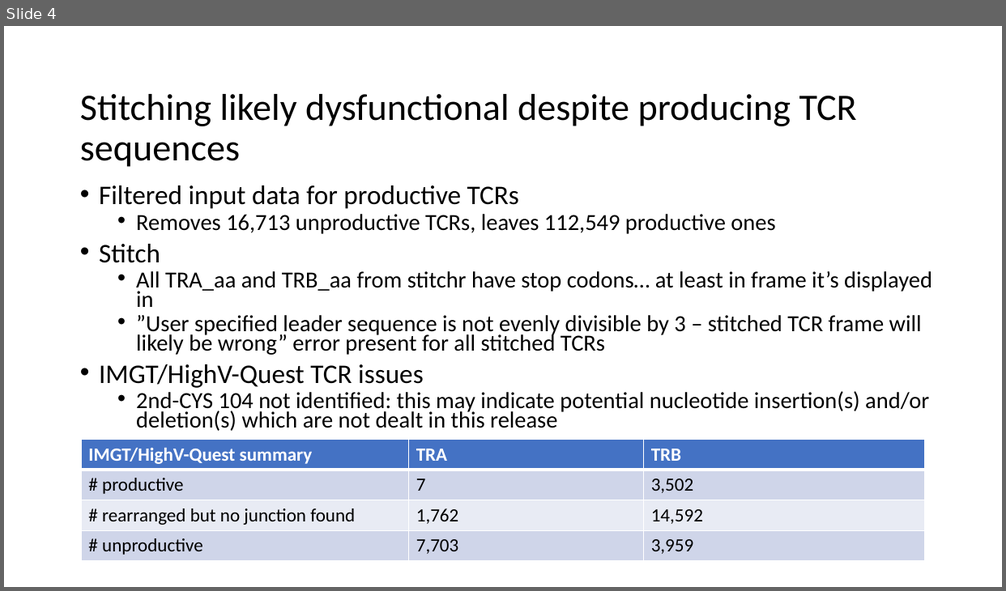
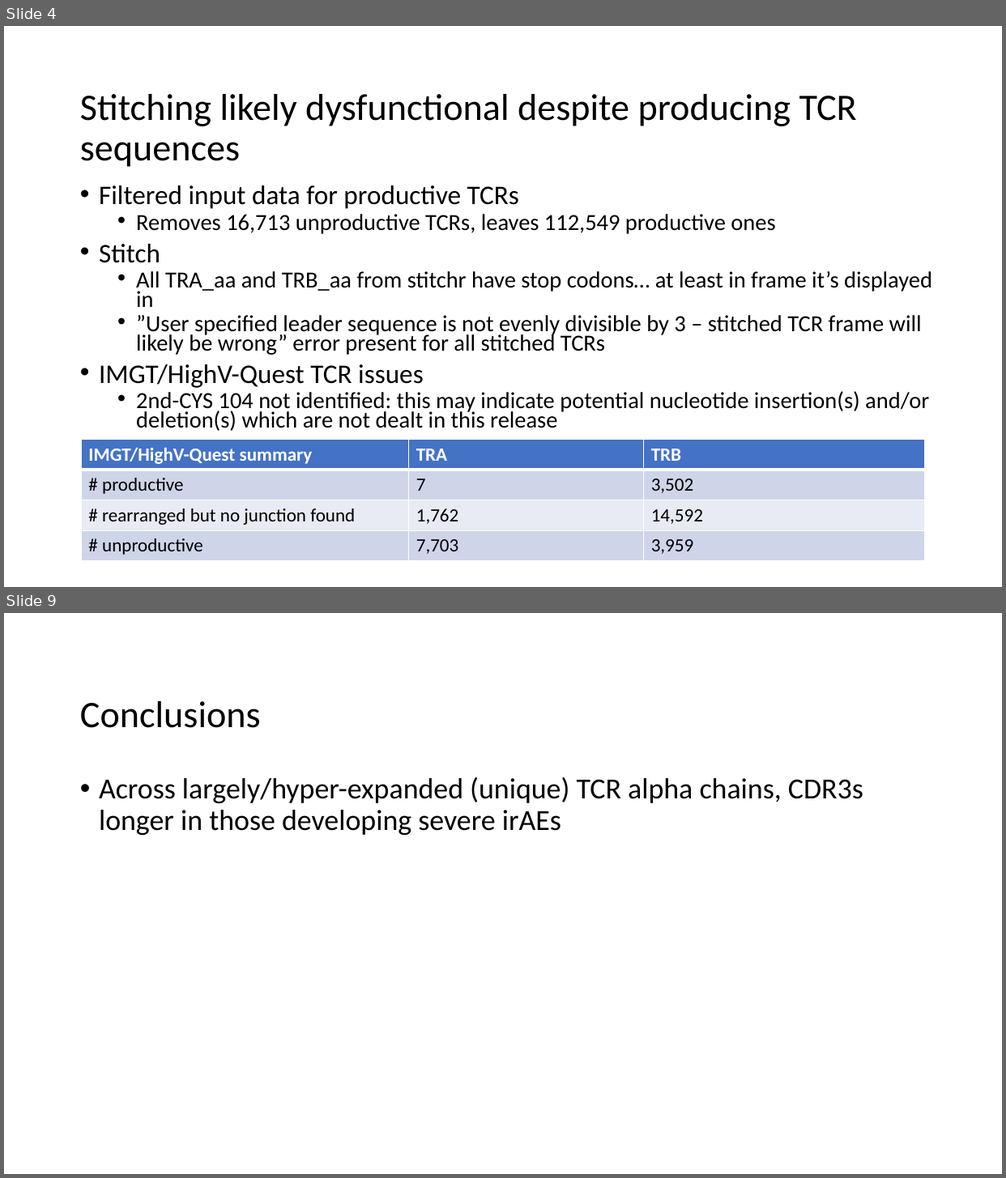
Before and after one commit to tybottorff/bottorffdocs, a slide deck: linsley_postdoc/presentations/weekly_meetings/11_9_23.pptx. Shown one above the other, each under a label of ours: slide 4 before the commit, slides 4 and 9 after it; the slides between them are not shown. The pictures are 1006x591 and 1006x1178 pixels, drawn with LibreOffice and Linux fonts; fonts in the diff are those of the drawing. Boxes give left, top, right and bottom in pixels: in the first picture for what was removed or moved away, otherwise in the second. Text is boxed around its words. In the diff, an @@ line names an element or a change of style, - is before the commit and + after.

```diff
--- a/linsley_postdoc/presentations/weekly_meetings/11_9_23.pptx
+++ b/linsley_postdoc/presentations/weekly_meetings/11_9_23.pptx
@@ slide 9 added at (x1=4, y1=613, x2=1002, y2=1174), background #FFFFFF @@
@@ title added at (x1=80, y1=701, x2=261, y2=728), 36 pt, text #000000 @@
+Conclusions
@@ text added at (x1=99, y1=777, x2=863, y2=835), 28 pt, text #000000 @@
+• Across largely/hyper-expanded (unique) TCR alpha chains, CDR3s longer in those developing severe irAEs
```
Also in this commit, not shown: 5 other slides added.
